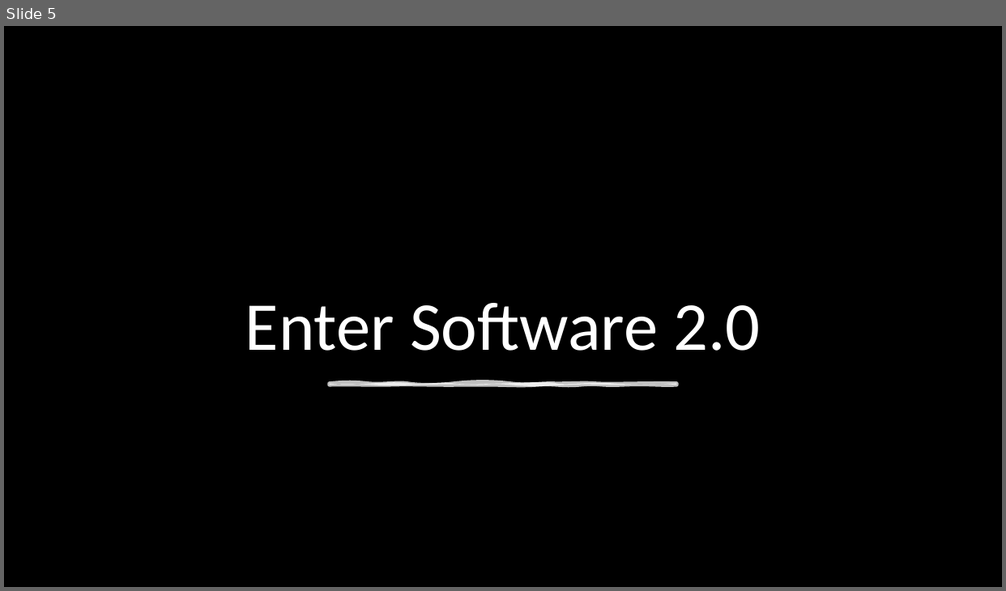
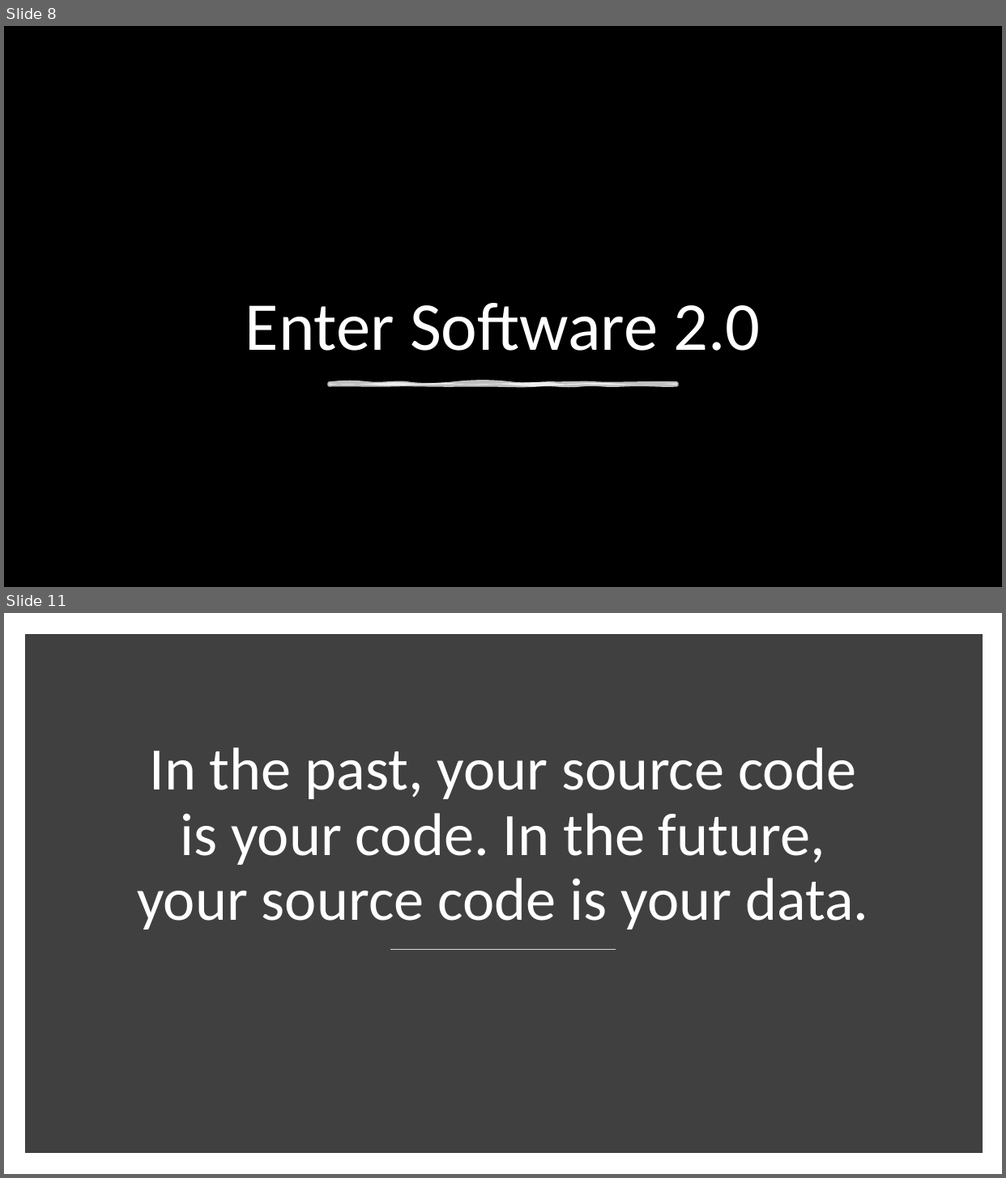
Before and after one commit to natitaw/my-books, a slide deck: presentation/Presentation1.pptx. Shown one above the other, each under a label of ours: slide 5 before the commit, slides 8 and 11 after it; the slides between them are not shown. The pictures are 1006x591 and 1006x1178 pixels, drawn with LibreOffice and Linux fonts; fonts in the diff are those of the drawing; background and template pictures are left out. Boxes give left, top, right and bottom in pixels: in the first picture for what was removed or moved away, otherwise in the second. Text is boxed around its words. In the diff, an @@ line names an element or a change of style, - is before the commit and + after.

```diff
--- a/presentation/Presentation1.pptx
+++ b/presentation/Presentation1.pptx
@@ slide 11 added at (x1=4, y1=613, x2=1002, y2=1174), background #FFFFFF @@
@@ rectangle added at (x1=30, y1=639, x2=978, y2=1148), fill #404040, outline #404040 10 pt @@
@@ title added at (x1=137, y1=747, x2=868, y2=930), 58 pt, text #FFFFFF @@
+In the past, your source code is your code. In the future, your source code is your data.
@@ line added from (391, 949) to (616, 949), #D9D9D9 1 pt @@
@@ what was slide 5 is now slide 8 @@
```
Also in this commit, not shown: 4 slides changed, 6 other slides added.
